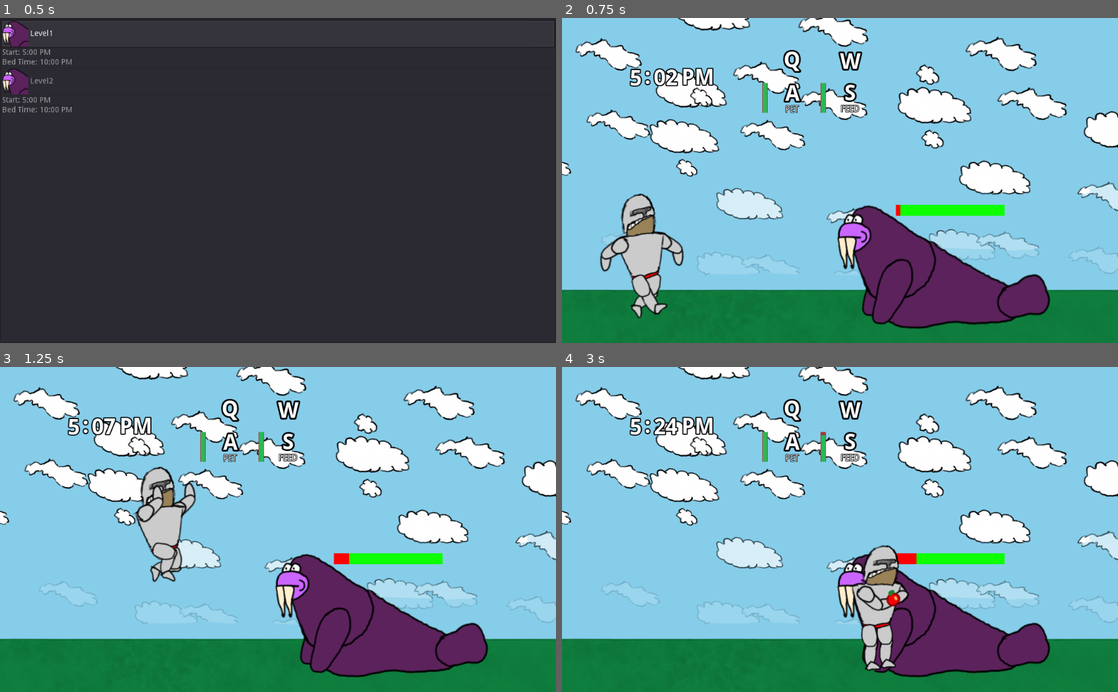
Above: before the commit, frames 1-4 (two rows, left to right).
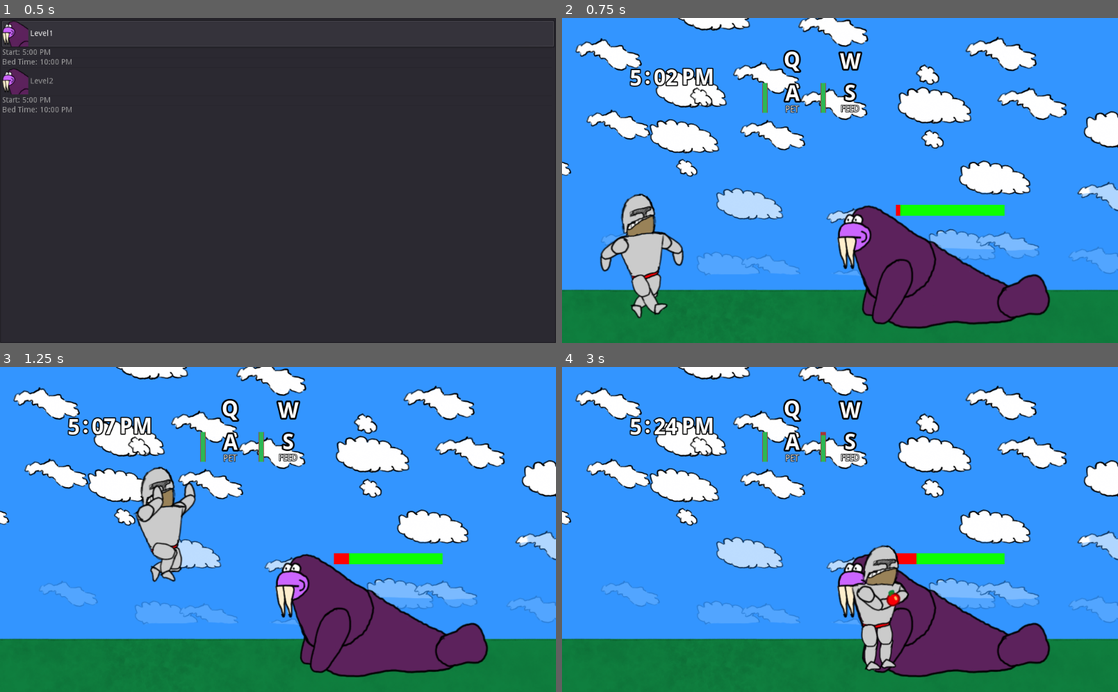
Above: after the commit, the same moments.

Repository: Wall-Dough/unstable
Game: Godot game, scene res://level_select/LevelSelect.tscn
Two runs of this game, one before a commit and one after it. Both use one fixed random seed, a clock stepped at 60 frames per second and the inputs below.
Inputs:
- Up to frame 1 (0.5 s): no input
- Up to frame 2 (0.75 s): tap Enter (ui_accept) at 0.5 s; hold Right (move_right) from 0.53 s (still down); hold S (give) from 0.53 s (still down)
- Up to frame 3 (1.25 s): keep holding Right (move_right); keep holding S (give); tap Up (jump) at 0.77 s
- Up to frame 4 (3 s): release Right (move_right) at 1.28 s; release S (give) at 1.28 s; hold Down (ui_down) 1.28-2.03 s; tap S (give) at 1.35, 2.85 s; tap Up (jump) at 1.52 s; hold S (give) 2.03-2.78 s; hold Right (move_right) from 2.03 s (still down)

Frame 1 is identical in both runs. In frame 2, 66% of the frame differs, in the area x 0-100%, y 0-84%; in frame 3, 66%; in frame 4, 67%.

Commit message:
Better victory screen

Diff:
--- /dev/null
+++ b/background/Background.tscn
@@ -0,0 +1,19 @@
+[gd_scene load_steps=3 format=2]
+
+[ext_resource path="res://level/sky.gd" type="Script" id=1]
+[ext_resource path="res://images/background.png" type="Texture" id=2]
+
+[node name="Background" type="Node2D"]
+
+[node name="sky" type="Polygon2D" parent="."]
+position = Vector2( -175.489, -83.001 )
+scale = Vector2( 0.75, 0.75 )
+color = Color( 0.203922, 0.588235, 1, 1 )
+polygon = PoolVector2Array( 0, 0, 3000, 0, 3000, 3000, 0, 3000 )
+script = ExtResource( 1 )
+
+[node name="overlay" type="Polygon2D" parent="sky"]
+position = Vector2( -3.1954, -1.84027 )
+scale = Vector2( 0.655898, 0.655898 )
+texture = ExtResource( 2 )
+polygon = PoolVector2Array( 0, 0, 3000, 0, 3000, 3000, 0, 3000 )
--- a/level/Level.gd
+++ b/level/Level.gd
@@ -12,6 +12,7 @@
 
 # Called when the node enters the scene tree for the first time.
 func _ready():
+	randomize()
 	$time.set_time(start_hour, start_minute)
 	$Monster.set_bed_time(bed_time_hour, bed_time_minute)
 	pass # Replace with function body.
--- a/level/Level.tscn
+++ b/level/Level.tscn
@@ -7,8 +7,7 @@
 [ext_resource path="res://controls/Controls.tscn" type="PackedScene" id=5]
 [ext_resource path="res://fonts/droid-sans/DroidSans-Bold.ttf" type="DynamicFontData" id=6]
 [ext_resource path="res://level/time.gd" type="Script" id=7]
-[ext_resource path="res://images/background.png" type="Texture" id=8]
-[ext_resource path="res://level/sky.gd" type="Script" id=9]
+[ext_resource path="res://background/Background.tscn" type="PackedScene" id=10]
 
 [sub_resource type="RectangleShape2D" id=1]
 extents = Vector2( 1000, 50 )
@@ -25,24 +24,7 @@
 [node name="Level" type="Node2D"]
 script = ExtResource( 3 )
 
-[node name="background" type="Node2D" parent="."]
-
-[node name="transparent" type="Node2D" parent="background"]
-position = Vector2( 41.9618, 123.325 )
-scale = Vector2( 0.655898, 0.655898 )
-
-[node name="sky" type="Polygon2D" parent="background"]
-position = Vector2( -175.489, -83.001 )
-scale = Vector2( 0.75, 0.75 )
-color = Color( 0.203922, 0.588235, 1, 1 )
-polygon = PoolVector2Array( 0, 0, 3000, 0, 3000, 3000, 0, 3000 )
-script = ExtResource( 9 )
-
-[node name="overlay" type="Polygon2D" parent="background/sky"]
-position = Vector2( -3.1954, -1.84027 )
-scale = Vector2( 0.655898, 0.655898 )
-texture = ExtResource( 8 )
-polygon = PoolVector2Array( 0, 0, 3000, 0, 3000, 3000, 0, 3000 )
+[node name="Background" parent="." instance=ExtResource( 10 )]
 
 [node name="Monster" parent="." instance=ExtResource( 1 )]
 position = Vector2( 682.919, 478.908 )
@@ -137,5 +119,4 @@
 text = "PM"
 
 [connection signal="bed_time" from="Monster" to="Player" method="_on_Monster_bed_time"]
-[connection signal="time_change" from="time" to="background/sky" method="_on_time_time_change"]
 [connection signal="time_change" from="time" to="Monster" method="_on_time_time_change"]
--- a/victory/Victory.tscn
+++ b/victory/Victory.tscn
@@ -1,20 +1,44 @@
-[gd_scene load_steps=3 format=2]
+[gd_scene load_steps=6 format=2]
 
 [ext_resource path="res://fonts/droid-sans/DroidSans-Bold.ttf" type="DynamicFontData" id=1]
+[ext_resource path="res://background/Background.tscn" type="PackedScene" id=2]
+[ext_resource path="res://images/textures.png" type="Texture" id=3]
+[ext_resource path="res://victory/victory_text.gd" type="Script" id=4]
 
 [sub_resource type="DynamicFont" id=1]
 size = 70
+outline_size = 3
+outline_color = Color( 0, 0, 0, 1 )
 font_data = ExtResource( 1 )
 
 [node name="Victory" type="Node2D"]
 
-[node name="Label" type="Label" parent="."]
-margin_left = 189.639
-margin_top = 145.451
-margin_right = 864.639
-margin_bottom = 227.451
+[node name="Background" parent="." instance=ExtResource( 2 )]
+
+[node name="victory_text" type="Label" parent="."]
+margin_left = 184.115
+margin_top = 136.245
+margin_right = 859.115
+margin_bottom = 218.245
+rect_pivot_offset = Vector2( 329.984, 0.142136 )
 custom_fonts/font = SubResource( 1 )
-text = "CONGRATULATIONS"
+text = "nighty night"
+align = 1
+script = ExtResource( 4 )
 __meta__ = {
 "_edit_use_anchors_": false
 }
+
+[node name="victory" type="Polygon2D" parent="."]
+position = Vector2( 257.503, 423.198 )
+offset = Vector2( -662.2, -355.318 )
+texture = ExtResource( 3 )
+polygon = PoolVector2Array( 610.169, 348.305, 602.542, 343.22, 576.271, 272.881, 588.136, 263.559, 603.39, 275.424, 619.492, 299.153, 618.644, 267.797, 632.203, 248.305, 651.695, 242.373, 672.034, 245.763, 683.051, 260.169, 688.983, 283.898, 709.322, 255.085, 719.492, 252.542, 726.271, 263.559, 724.576, 303.39, 706.78, 341.525, 700.847, 395.763, 704.237, 443.22, 698.305, 462.712, 708.475, 472.034, 701.695, 484.746, 681.356, 484.746, 646.61, 486.441, 641.525, 480.508, 641.525, 466.102, 631.356, 398.305 )
+uv = PoolVector2Array( 610.169, 348.305, 602.542, 343.22, 576.271, 272.881, 588.136, 263.559, 603.39, 275.424, 619.492, 299.153, 618.644, 267.797, 632.203, 248.305, 651.695, 242.373, 672.034, 245.763, 683.051, 260.169, 688.983, 283.898, 709.322, 255.085, 719.492, 252.542, 726.271, 263.559, 724.576, 303.39, 706.78, 341.525, 700.847, 395.763, 704.237, 443.22, 698.305, 462.712, 708.475, 472.034, 701.695, 484.746, 681.356, 484.746, 646.61, 486.441, 641.525, 480.508, 641.525, 466.102, 631.356, 398.305 )
+
+[node name="asleep" type="Polygon2D" parent="."]
+position = Vector2( 608.827, 460.769 )
+offset = Vector2( -1107.83, -124.274 )
+texture = ExtResource( 3 )
+polygon = PoolVector2Array( 926.237, 49.4942, 911.054, 69.3895, 918.384, 88.7613, 929.378, 98.1853, 946.656, 122.793, 970.74, 121.222, 1006.87, 163.107, 1046.66, 177.243, 1077.55, 223.316, 1125.71, 228.028, 1332.8, 209.641, 1387.25, 194.981, 1398.25, 177.704, 1391.44, 137.913, 1375.73, 115.924, 1351.65, 110.688, 1317.1, 132.154, 1186.77, 55.8199, 1136.51, 35.9246, 1079.96, 31.7361, 1018.71, 21.7885, 976.824, 40.6367, 964.782, 13.9351, 923.944, 25.4534 )
+uv = PoolVector2Array( 926.237, 49.4942, 911.054, 69.3895, 918.384, 88.7613, 929.378, 98.1853, 946.656, 122.793, 970.74, 121.222, 1006.87, 163.107, 1046.66, 177.243, 1077.55, 223.316, 1125.71, 228.028, 1332.8, 209.641, 1387.25, 194.981, 1398.25, 177.704, 1391.44, 137.913, 1375.73, 115.924, 1351.65, 110.688, 1317.1, 132.154, 1186.77, 55.8199, 1136.51, 35.9246, 1079.96, 31.7361, 1018.71, 21.7885, 976.824, 40.6367, 964.782, 13.9351, 923.944, 25.4534 )
--- /dev/null
+++ b/victory/victory_text.gd
@@ -0,0 +1,19 @@
+extends Label
+
+
+# Declare member variables here. Examples:
+# var a = 2
+# var b = "text"
+var victory_messages = ["awwwww...", "sleep tight", "nighty night",
+	"don't let the bed bugs bite", "sweet dreams", "finally", "thank god"]
+
+
+# Called when the node enters the scene tree for the first time.
+func _ready():
+	set_text(victory_messages[randi() % victory_messages.size()])
+	pass # Replace with function body.
+
+
+# Called every frame. 'delta' is the elapsed time since the previous frame.
+#func _process(delta):
+#	pass
Not shown: 1 places in level/Level.tscn that only renumber resources
